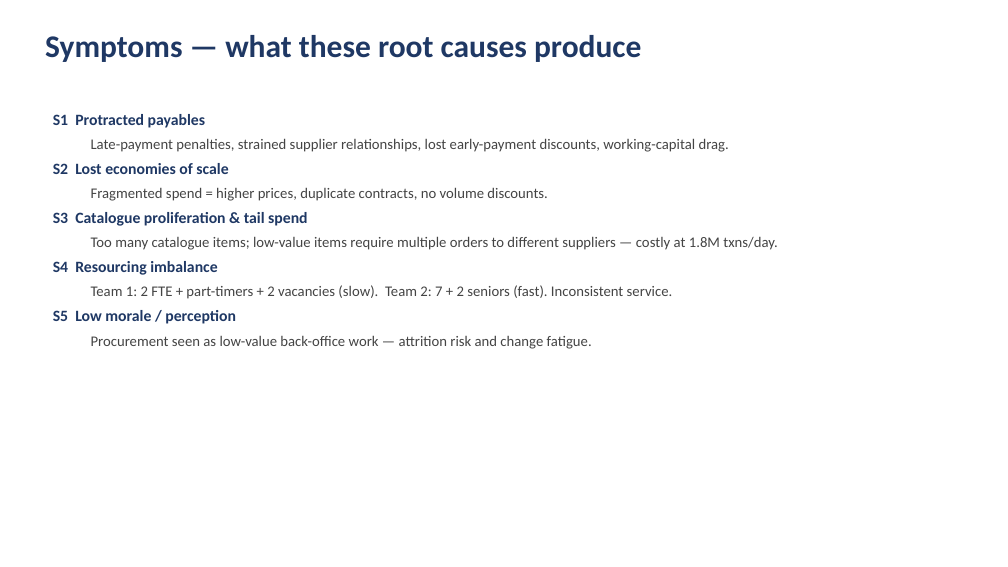
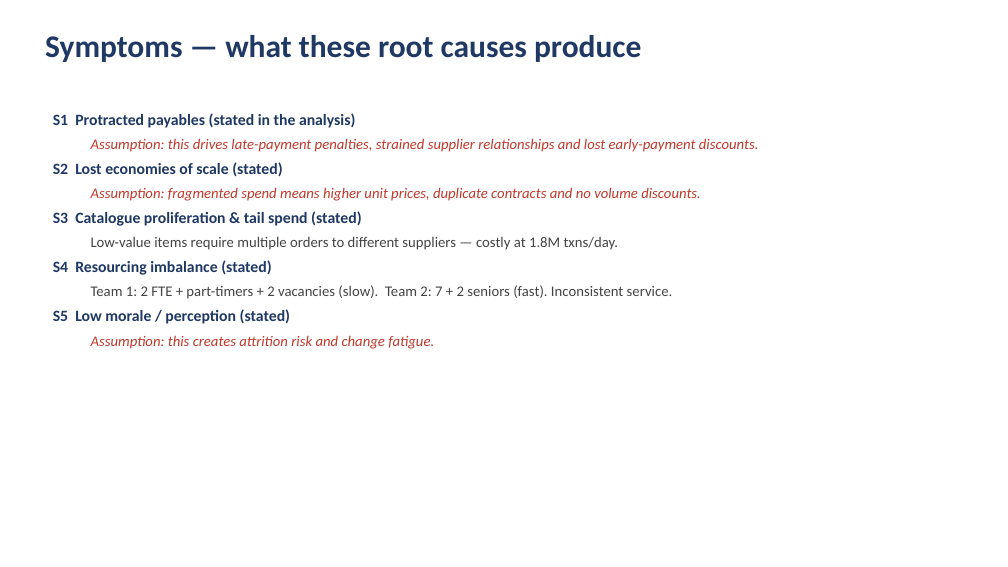
Before and after one commit to DAVIDEJI20/-irri-website, a slide deck: slide 8 of NextTech_Procurement_Analysis.pptx. Drawn at 1008x567 pixels with LibreOffice and Linux fonts; fonts in the diff are those of the drawing. Boxes give left, top, right and bottom in pixels: in the first picture for what was removed or moved away, otherwise in the second. Text is boxed around its words. In the diff, an @@ line names an element or a change of style, - is before the commit and + after.

```diff
--- a/NextTech_Procurement_Analysis.pptx
+++ b/NextTech_Procurement_Analysis.pptx
@@ text at (x1=53, y1=113, x2=759, y2=275): text changed; text colour #444444 to #C0392B @@
-S1 Protracted payables
-  Late-payment penalties, strained supplier relationships, lost early-payment discounts, working-capital drag.
-S2 Lost economies of scale
-  Fragmented spend = higher prices, duplicate contracts, no volume discounts.
-S3 Catalogue proliferation & tail spend
-  Too many catalogue items; low-value items require multiple orders to different suppliers — costly at 1.8M txns/day.
-S4 Resourcing imbalance
+S1 Protracted payables (stated in the analysis)
+  Assumption: this drives late-payment penalties, strained supplier relationships and lost early-payment discounts.
+S2 Lost economies of scale (stated)
+  Assumption: fragmented spend means higher unit prices, duplicate contracts and no volume discounts.
+S3 Catalogue proliferation & tail spend (stated)
+  Low-value items require multiple orders to different suppliers — costly at 1.8M txns/day.
+S4 Resourcing imbalance (stated)
@@ text at (x1=53, y1=309, x2=434, y2=349): text changed; text colour #444444 to #C0392B; italic on @@
-S5 Low morale / perception
-  Procurement seen as low-value back-office work — attrition risk and change fatigue.
+S5 Low morale / perception (stated)
+  Assumption: this creates attrition risk and change fatigue.
```
Also in this commit, not shown: 2 other slides changed, 2 slides added, 1 slide removed, 1 other file.
